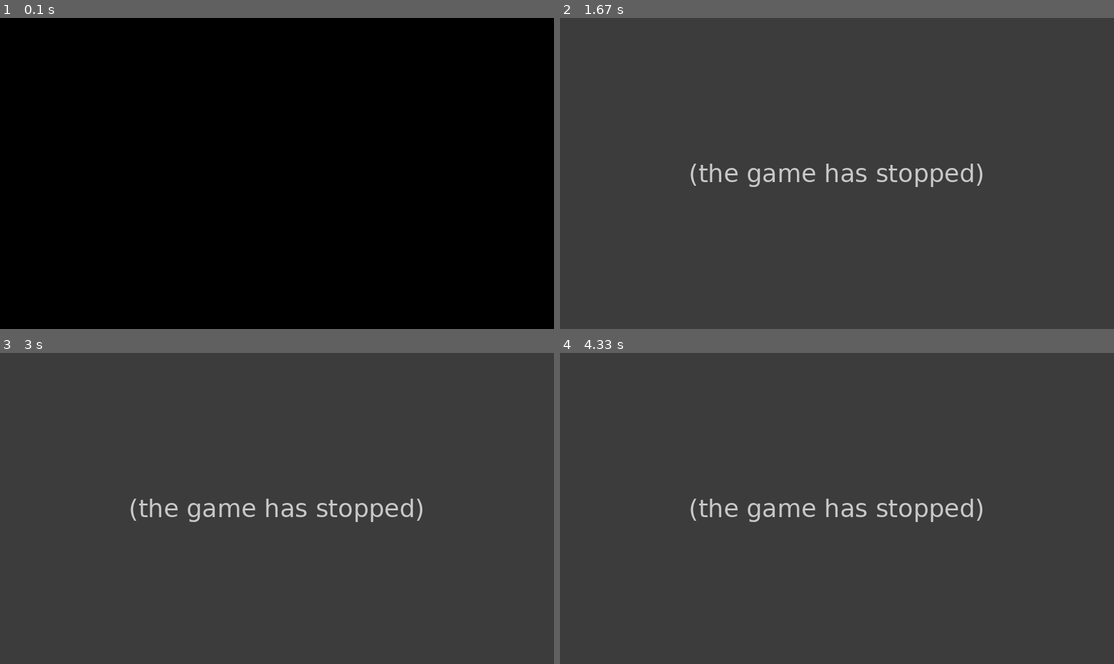
Above: before the commit, frames 1-4 (two rows, left to right).
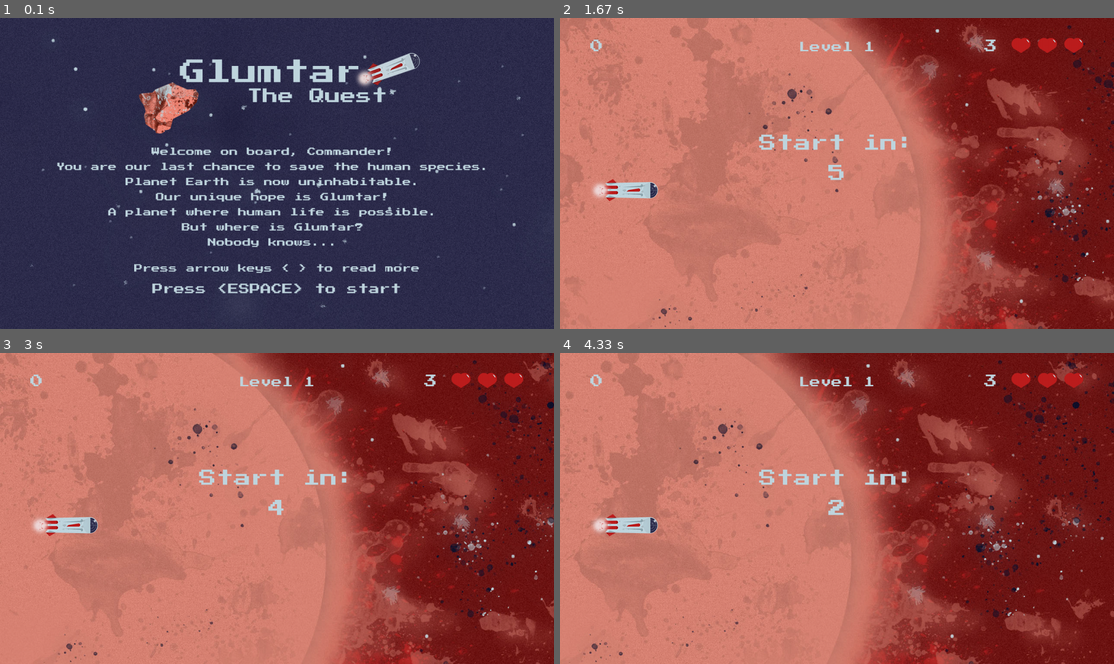
Above: after the commit, the same moments.

Repository: AdrianFSN/proyecto-final-pygame-quest
Game: pygame game, started from main.py
Same seed, same stepped clock (60 frames per second), same inputs: the game is played once before the commit and once after it.
Inputs:
- Up to frame 1 (0.1 s): no input
- Up to frame 2 (1.67 s): tap Space at 0.33 s; hold Esc 0.67-1.13 s; hold Up 0.67-1.13 s; hold Esc 1.17-1.63 s; hold Up 1.17-1.63 s
- Up to frame 3 (3 s): no input
- Up to frame 4 (4.33 s): no input

The runs differ from the first frame. In frame 1, 100% of the frame differs, in the area x 0-100%, y 0-100%; in frame 2, 100%; in frame 3, 100%; in frame 4, 100%.
Before the commit the program exited at 1.13 s; later frames show no game.

Commit message:
fix: el mainloop de game es correcto y responde como debe al game over y al cambio de nivel

Diff:
--- a/glumtar/game.py
+++ b/glumtar/game.py
@@ -1,5 +1,5 @@
 import pygame
-from . import FPS, HEIGHT, LIVES, WIDTH
+from . import FPS, HEIGHT, LIVES, WIDTH, SPACE_CADET
 from . playlevel import PlayLevel
 from . resolvelevel import ResolveLevel
 from . frontpage import FrontPage
@@ -16,9 +16,12 @@
         self.front_page = FrontPage(self.screen)
         self.records_page = BestPlayers(self.screen)
         self.score_board = Scoreboard(self.screen)
-        self.lives_counter = LivesCounter()
+        self.lives_counter = LivesCounter(LIVES)
         self.available_play_levels = 3
-        # self.play_scenes = []
+        self.play_scenes = []
+
+        self.play_pointer = 0
+        self.activate_play_pointer = True
 
         self.set_a_match = True
 
@@ -26,6 +29,7 @@
         exit = False
         while not exit:
             self.clock.tick(FPS)
+            self.screen.fill(SPACE_CADET)
             for event in pygame.event.get():
                 if event.type == pygame.QUIT or (event.type == pygame.KEYUP and event.key == pygame.K_ESCAPE):
                     exit = True
@@ -33,29 +37,51 @@
             if self.set_a_match:
                 self.set_up_play()
 
+            if not self.front_page.exit:
+                self.front_page.mainLoop()
+            else:
+                if self.play_pointer in range(len(self.play_scenes)) and self.activate_play_pointer:
+                    scene = self.play_scenes[self.play_pointer]
+                    if not scene.exit:
+                        if not scene.execute_game_over:
+                            scene.mainLoop()
+                            if scene.exit:
+                                self.play_pointer += 1
+
+                        else:
+                            print("Ha habido un game over")
+                            self.activate_play_pointer = False
+                            scene.exit = True
+                    print(
+                        f'He pasado por self.pointer {self.play_pointer} veces')
+
+            pygame.display.flip()
+
         pygame.quit()
 
     def set_up_play(self):
-        play_scenes = []
+        self.play_scenes = []
         player = Ship(self.screen)
         for scene in range(1, self.available_play_levels):
             scenario = PlayLevel(self.screen, player,
                                  self.score_board, self.lives_counter, scene)
             resolution = ResolveLevel(scenario.screen, scenario.player,
                                       scenario.scoreboard, scenario.lives_counter, scenario.level)
-            play_scenes.append(scenario)
-            play_scenes.append(resolution)
+            self.play_scenes.append(scenario)
+            self.play_scenes.append(resolution)
             self.set_a_match = False
-        """ print(f'Esta es la lista de escenarios disponible {play_scenes}')
+
+        return self.set_a_match, self.play_scenes
         print(
-            f'El escenario 1, {play_scenes[0]} es de nivel {play_scenes[0].level}.')
+            f'Esta es la lista de escenarios disponible {self.play_scenes}')
         print(
-            f'El escenario 2, {play_scenes[1]} es de nivel {play_scenes[1].level}.')
+            f'El escenario 1, {self.play_scenes[0]} es de nivel {self.play_scenes[0].level}.')
         print(
-            f'El escenario 3, {play_scenes[2]} es de nivel {play_scenes[2].level}.')
+            f'El escenario 2, {self.play_scenes[1]} es de nivel {self.play_scenes[1].level}.')
         print(
-            f'El escenario 4, {play_scenes[3]} es de nivel {play_scenes[3].level}.')
-        return self.set_a_match """
+            f'El escenario 3, {self.play_scenes[2]} es de nivel {self.play_scenes[2].level}.')
+        print(
+            f'El escenario 4, {self.play_scenes[3]} es de nivel {self.play_scenes[3].level}.')
 
     def restart_game(self):
         # Preguntar si quiere continuar
--- a/glumtar/playlevel.py
+++ b/glumtar/playlevel.py
@@ -66,6 +66,7 @@
             for event in pygame.event.get():
                 if event.type == pygame.QUIT or (event.type == pygame.KEYUP and event.key == pygame.K_ESCAPE):
                     print("Alguien ha decidido salir de la aplicación por la X")
+                    self.exit = True
                     break
                 if event.type == self.trigger_meteorite:
                     if not countdown_active:
@@ -102,7 +103,7 @@
 
             self.scoreboard.show_scoreboard(self.screen)
             self.lives_counter.show_lives(self.screen)
-            print(f"Execute game over está en {self.execute_game_over}")
+            # print(f"Execute game over está en {self.execute_game_over}")
 
             if countdown_active:
                 self.countdown.draw_countdown()
--- a/glumtar/resolvelevel.py
+++ b/glumtar/resolvelevel.py
@@ -46,6 +46,7 @@
             for event in pygame.event.get():
                 if event.type == pygame.QUIT or (event.type == pygame.KEYUP and event.key == pygame.K_ESCAPE):
                     print("Alguien ha decidido salir de la aplicación por la X")
+                    self.exit = True
                     break
                 if event.type == pygame.KEYDOWN and event.key == pygame.K_SPACE:
                     self.exit = True
--- a/prueba.py
+++ b/prueba.py
@@ -350,3 +350,11 @@
         pointsX = SCOREBOARD_MARGIN
         pointsY = TOP_MARGIN_LIMIT - FONT_SIZE
         screen.blit(scoreboard_text, (pointsX, pointsY))
+
+if not scene.execute_game_over:
+                            scene.mainLoop()
+                        else:
+                            print("Ha habido un game over")
+                            self.activate_play_pointer = False
+                            self.scene.exit = True
+                            self.play_pointer += 1
